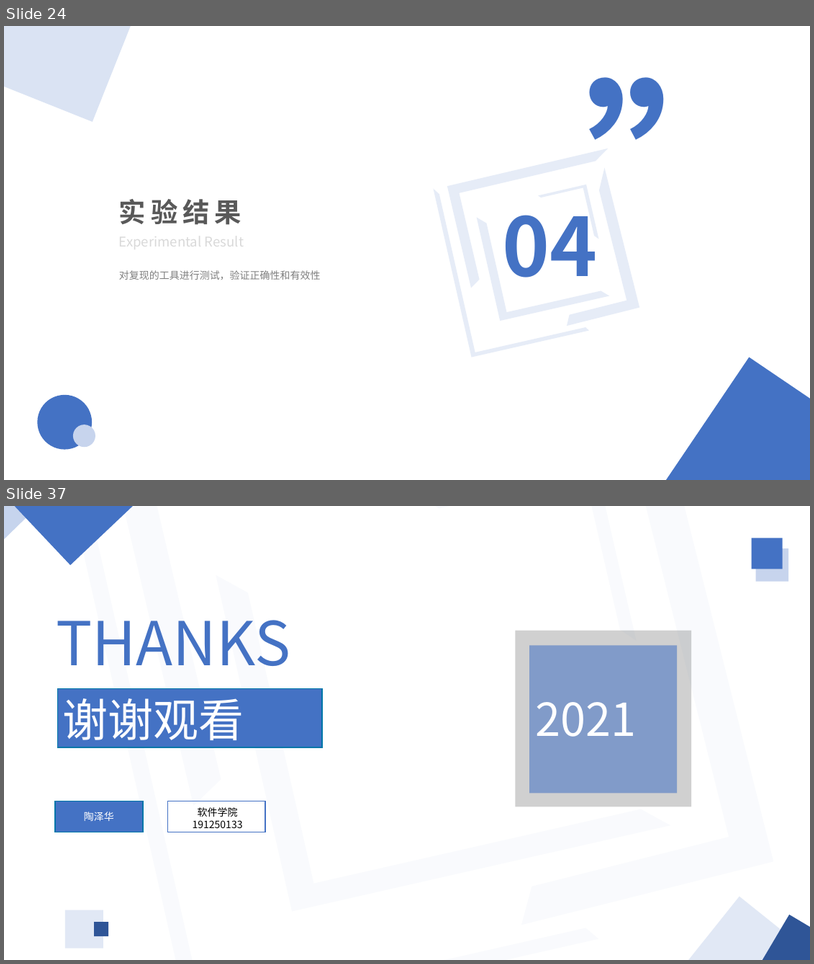
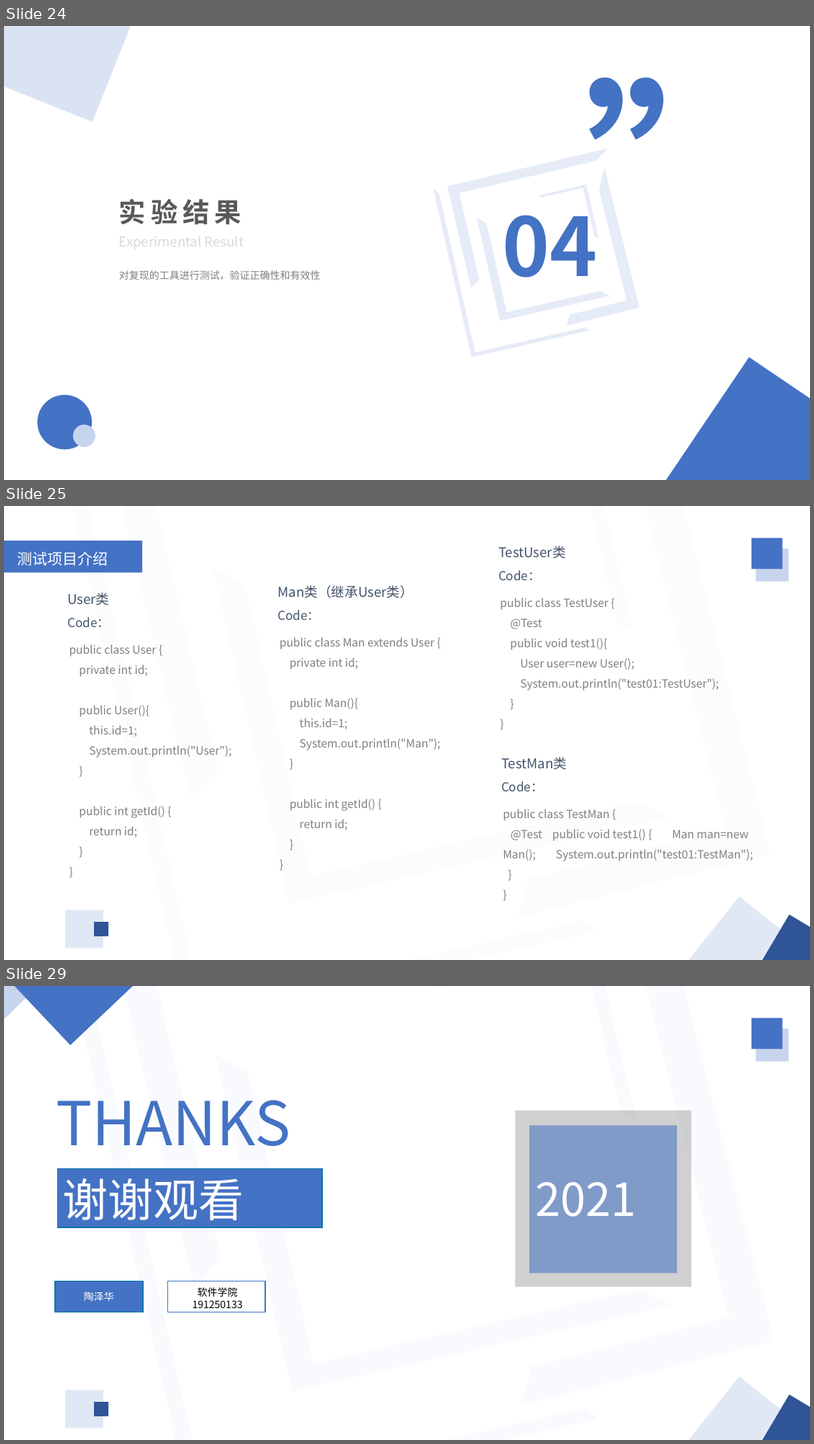
Before and after one commit to Truth-NJU/Static-Test-Selection-Tool, a slide deck: 工具汇报.pptx. Shown one above the other, each under a label of ours: slides 24 and 37 before the commit, slides 24, 25 and 29 after it; the slides between them are not shown. The pictures are 814x964 and 814x1444 pixels, drawn with LibreOffice and Linux fonts; fonts in the diff are those of the drawing; grey boxes stand for pictures. Boxes give left, top, right and bottom in pixels: in the first picture for what was removed or moved away, otherwise in the second. Text is boxed around its words. In the diff, an @@ line names an element or a change of style, - is before the commit and + after.

Commit message:
update ppt

```diff
--- a/工具汇报.pptx
+++ b/工具汇报.pptx
@@ slide 25 added at <box>4,506,810,960</box>, background #FFFFFF @@
@@ group added at <box>65,506,772,960</box>: 5 half frames @@
@@ pentagon arrow added at <box>4,541,142,572</box>, fill #4472C4 @@
@@ text added at <box>499,546,566,559</box>, 16 pt, text #44546A @@
+TestUser类
@@ text added at <box>17,551,108,566</box>, 18 pt, text #FFFFFF @@
+测试项目介绍
@@ text added at <box>499,570,540,580</box>, 14.7 pt, text #44546A @@
+Code：
@@ text added at <box>278,585,414,598</box>, 16 pt, text #44546A @@
+Man类（继承User类）
@@ text added at <box>67,592,109,605</box>, 16 pt, text #44546A @@
+User类
@@ text added at <box>278,610,320,620</box>, 14.7 pt, text #44546A @@
+Code：
@@ text added at <box>67,617,109,627</box>, 14.7 pt, text #44546A @@
+Code：
@@ text added at <box>510,618,719,690</box>, 13.3 pt, text #808080 @@
+public class TestUser {
+@Test
+public void test1(){
+User user=new User();
+System.out.println("test01:TestUser");
+}
+}
@@ text added at <box>70,644,232,837</box>, 13.3 pt, text #808080 @@
+public class User {
+private int id;
+public User(){
+this.id=1;
+System.out.println("User");
+}
+public int getId() {
+return id;
+}
+}
@@ text added at <box>290,657,441,830</box>, 13.3 pt, text #808080 @@
+public class Man extends User {
+private int id;
+public Man(){
+this.id=1;
+System.out.println("Man");
+}
+public int getId() {
+return id;
+}
+}
@@ text added at <box>502,757,567,770</box>, 16 pt, text #44546A @@
+TestMan类
@@ text added at <box>502,781,543,791</box>, 14.7 pt, text #44546A @@
+Code：
@@ text added at <box>503,808,754,861</box>, 13.3 pt, text #808080 @@
+public class TestMan {
+@Test public void test1() { Man man=new Man(); System.out.println("test01:TestMan");
+}
+}
@@ group added at <box>65,538,810,960</box>: 6 rectangles @@
@@ what was slide 37 is now slide 29 @@
```
Also in this commit, not shown: 1 slide changed, 3 other slides added, 12 slides removed.
